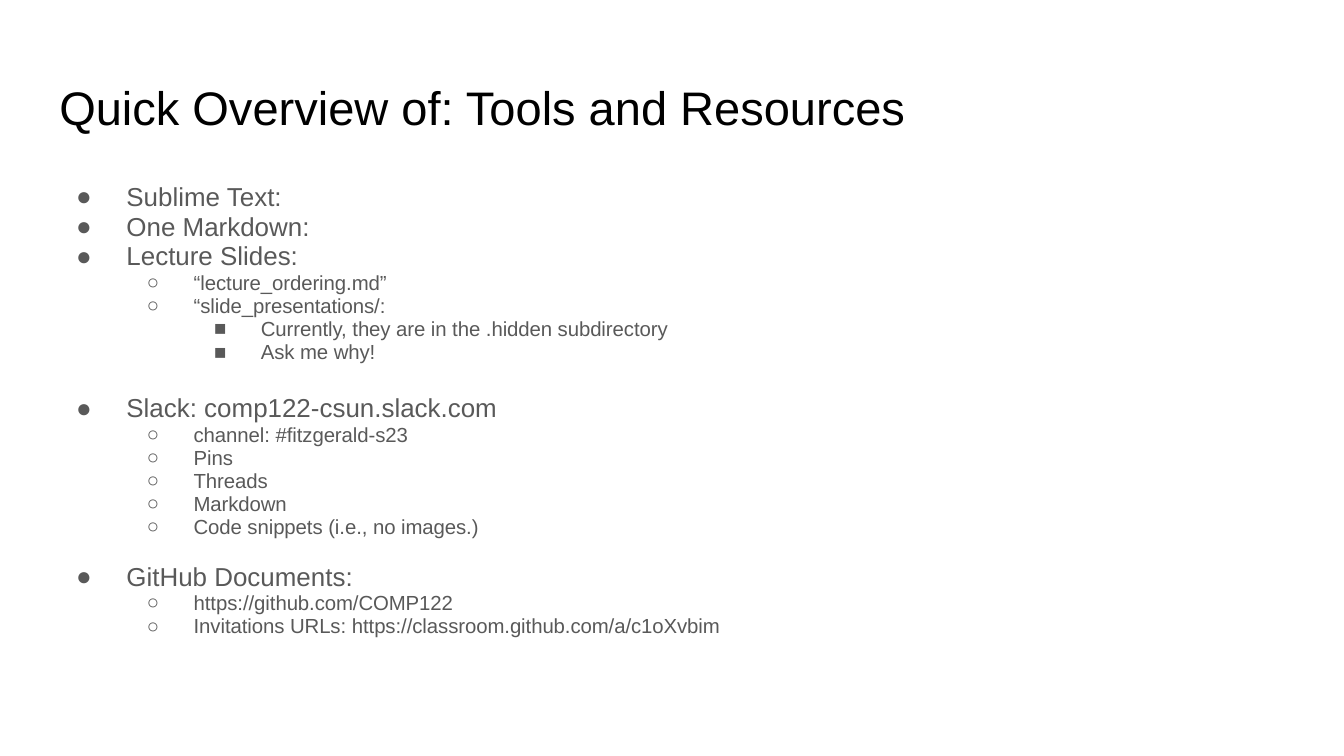
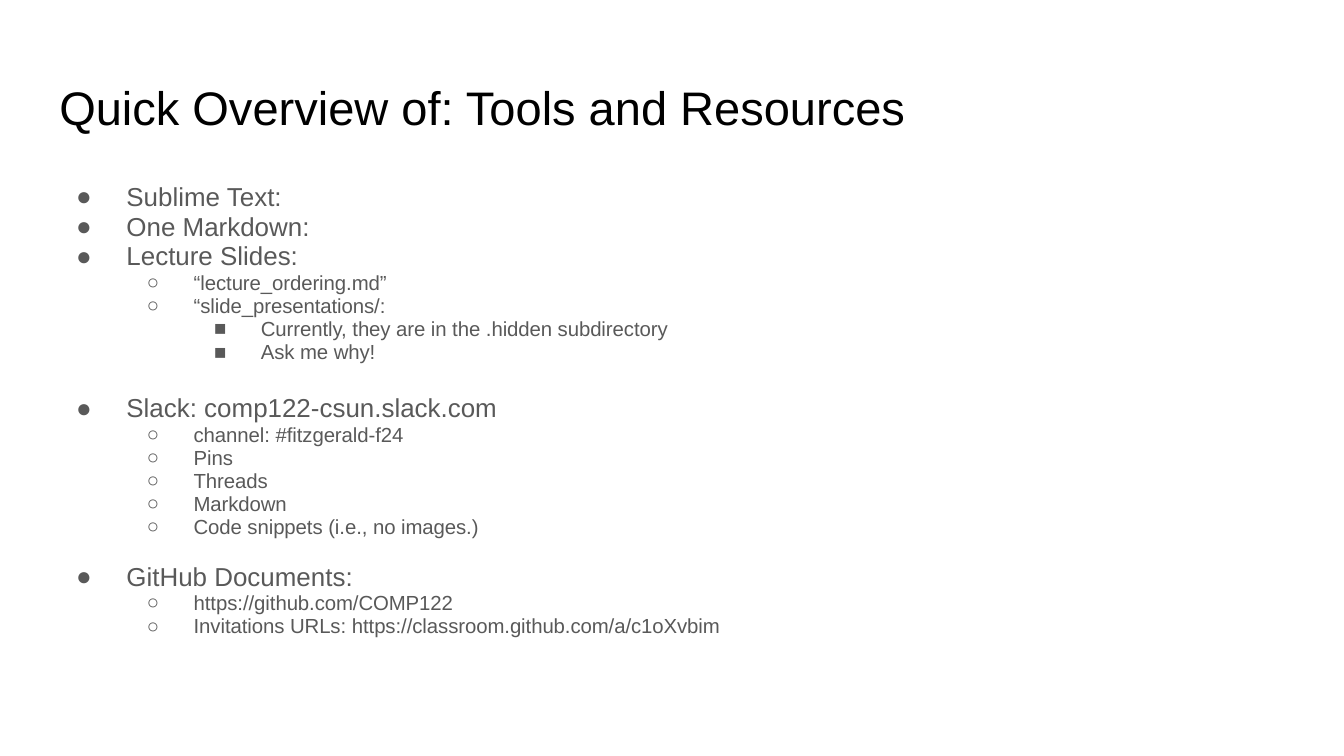
Before and after one commit to COMP122/comp122-f24, a slide deck: slide 4 of administrative/slide_presentations/.hidden/day1_agenda.pptx. Drawn at 1344x756 pixels with LibreOffice and Linux fonts; fonts in the diff are those of the drawing. Boxes give left, top, right and bottom in pixels: in the first picture for what was removed or moved away, otherwise in the second. Text is boxed around its words. In the diff, an @@ line names an element or a change of style, - is before the commit and + after.

```diff
--- a/administrative/slide_presentations/.hidden/day1_agenda.pptx
+++ b/administrative/slide_presentations/.hidden/day1_agenda.pptx
@@ text at (194,427,404,446): text changed @@
-  ○ channel: #fitzgerald-s23
+  ○ channel: #fitzgerald-f24
```
Also in this commit, not shown: 4 other slides changed, 1 other file.
